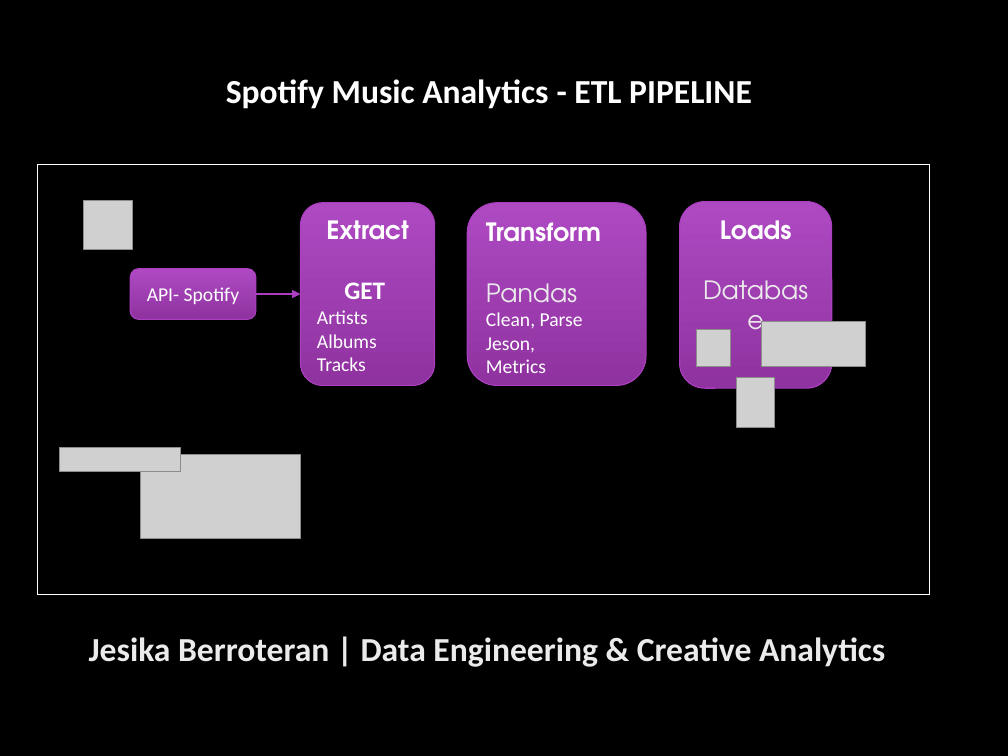
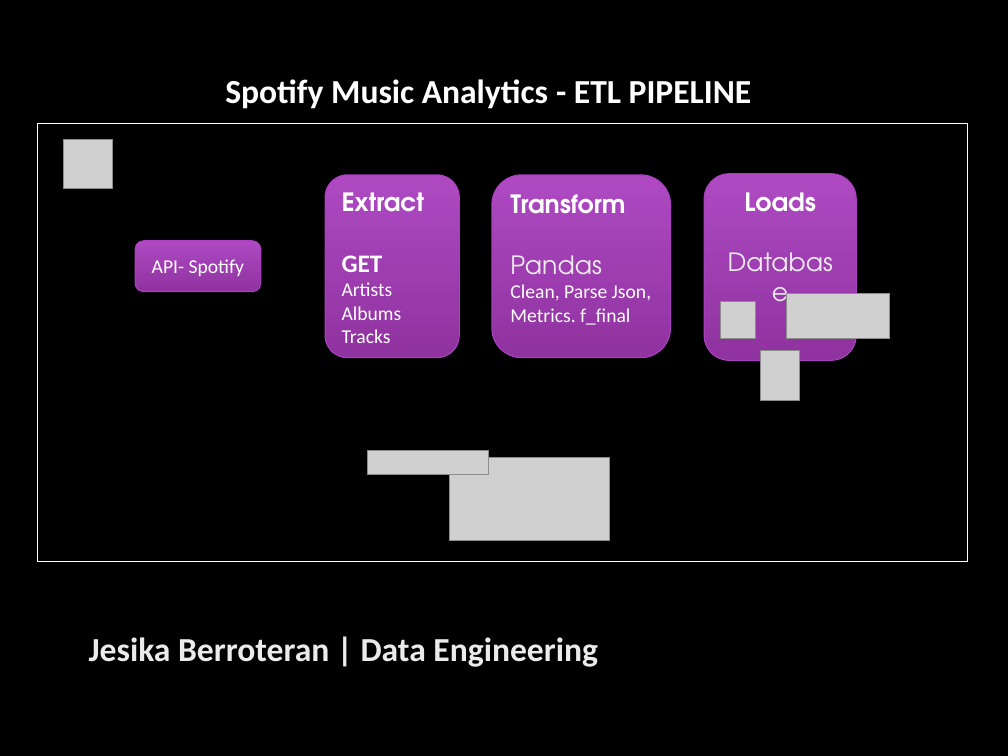
Before and after one commit to Jesikab10/spotify-etl-analytics, a slide deck: slide 1 of spotify_portfolio_creative_strategy.pptx. Drawn at 1008x756 pixels with LibreOffice and Linux fonts; fonts in the diff are those of the drawing; grey boxes stand for pictures; background and template pictures are left out. Boxes give left, top, right and bottom in pixels: in the first picture for what was removed or moved away, otherwise in the second. Text is boxed around its words. In the diff, an @@ line names an element or a change of style, - is before the commit and + after.

```diff
--- a/spotify_portfolio_creative_strategy.pptx
+++ b/spotify_portfolio_creative_strategy.pptx
@@ rectangle resized from (x1=38, y1=164, x2=930, y2=595) to (x1=38, y1=123, x2=968, y2=561) @@
@@ picture moved from (x1=84, y1=201, x2=133, y2=250) to (x1=64, y1=139, x2=113, y2=188) @@
@@ 3 pictures, 3 rounded rectangles moved together from (x1=300, y1=202, x2=865, y2=428) to (x1=326, y1=173, x2=890, y2=400) @@
@@ text in rounded rectangle at (x1=342, y1=192, x2=425, y2=272): alignment centre to left @@
@@ rounded rectangle "API- Spotify" moved from (x1=130, y1=269, x2=256, y2=320) to (x1=135, y1=241, x2=261, y2=291) @@
@@ text in rounded rectangle at (x1=510, y1=255, x2=651, y2=325): text changed @@
-Pandas
-Clean, Parse Jeson,
-Metrics
+Pandas
+Clean, Parse Json,
+Metrics. f_final
@@ arrow removed from (256, 294) to (300, 294) @@
@@ picture moved from (x1=59, y1=448, x2=180, y2=472) to (x1=368, y1=451, x2=489, y2=475) @@
@@ picture moved from (x1=140, y1=455, x2=300, y2=538) to (x1=450, y1=458, x2=610, y2=541) @@
@@ text at (x1=89, y1=637, x2=598, y2=667): text changed @@
-Jesika Berroteran | Data Engineering & Creative Analytics
+Jesika Berroteran | Data Engineering
```
Also in this commit, not shown: 1 other slide changed, 2 slides added, 1 slide removed, 2 other files.
